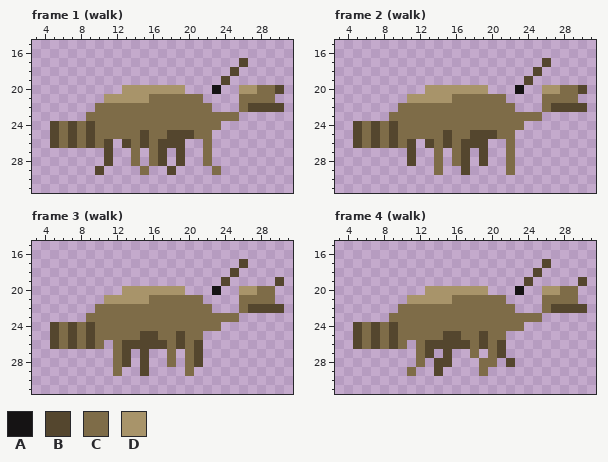
A pixel-art file gets an edit: Assets/Animales/pancora_de_concepcion.aseprite. This is how it looked before the edit.
32x32 pixels, 6 frames. Shown: frame 1 (walk): x 3..31, y 15..31; frame 2 (walk): x 3..31, y 15..31; frame 3 (walk): x 3..31, y 15..31; frame 4 (walk): x 3..31, y 15..31. The commit also changed other frames, which this record leaves out.
Palette (. is transparent): A #151314  B #54462e  C #7e6c48  D #a8946a
Pixels before, frame 1 (walk), first column x 5:
17 .....................B....
18 ....................B.....
19 ...................B......
20 ........DDDDDDD...A..DDCCB
21 ......DDDDDCCCCCC....CCCC.
22 .....CCCCCCCCCCCCC...CBBBB
23 ....CCCCCCCCCCCCCCCCC.....
24 BCBCBCCCCCCCCCCCCCC.......
25 BCBCBCCCCCBCCBBBCC........
26 BCBCBCB.BCBCBBB..C........
27 ......B..C.CB.B..C........
28 ......B..C.CB.B..C........
29 .....B....C..B....C.......
Pixels before, frame 2 (walk), first column x 5:
17 .....................B....
18 ....................B.....
19 ...................B......
20 ........DDDDDDD...A..DDCCB
21 ......DDDDDCCCCCC....CCCC.
22 .....CCCCCCCCCCCCC...CBBBB
23 ....CCCCCCCCCCCCCCCCC.....
24 BCBCBCCCCCCCCCCCCCC.......
25 BCBCBCCCCCBCCBBBCC........
26 BCBCBCB.BCBCBBB..C........
27 ......B..C.CB.B..C........
28 ......B..C.CB.B..C........
29 .........C..B....C........
Pixels before, frame 3 (walk), first column x 5:
17 .....................B....
18 ....................B.....
19 ...................B.....B
20 ........DDDDDDD...A..DDCC.
21 ......DDDDDCCCCCC....CCCC.
22 .....CCCCCCCCCCCCC...CBBBB
23 ....CCCCCCCCCCCCCCCCC.....
24 BCBCBCCCCCCCCCCCCCC.......
25 BCBCBCCCCCBBCCBCC.........
26 BCBCBC.CBBBBBCBCB.........
27 .......CB.B..C.CB.........
28 .......CB.B..C.CB.........
29 .......C..B....C..........
Pixels before, frame 4 (walk), first column x 5:
17 .....................B....
18 ....................B.....
19 ...................B.....B
20 ........DDDDDDD...A..DDCC.
21 ......DDDDDCCCCCC....CCCC.
22 .....CCCCCCCCCCCCC...CBBBB
23 ....CCCCCCCCCCCCCCCCC.....
24 BCBCBCCCCCCCCCCCCCC.......
25 BCBCBCCCCCBBCCBCC.........
26 BCBCBC.CBBBBBCBCB.........
27 .......CB.B..C.CB.........
28 .......C.BB...CC.B........
29 ......C..B....C...........
Once edited:
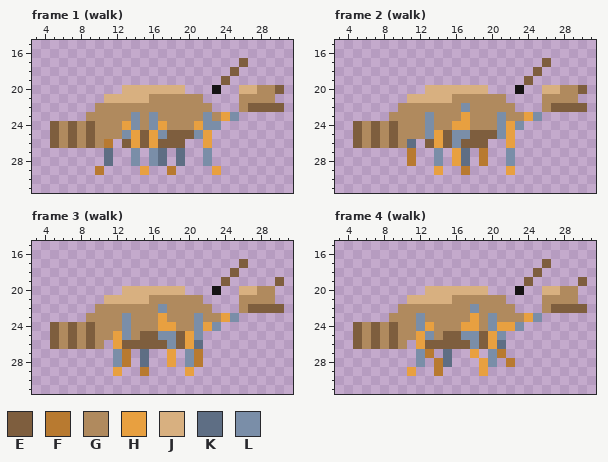
Colours new in this view: E #7e5e3e  F #b87a30  G #b08a5e  H #e8a040  J #d8b080  K #5e6e84  L #7a8ea8
From old to new:
Changed rows in their new state; - is an unchanged pixel.
Frame 1 (walk):
first column x 5:
17 ---------------------E----
18 --------------------E-----
19 -------------------E------
20 --------JJJJJJJ------JJGGE
21 ------JJJJJGGGGGG----GGGG-
22 -----GGGGGGGGGGGGG---GEEEE
23 ----GGGGGLGLGGGGGLGHL-----
24 EGEGEGGGHLGLHGGGHLL-------
25 EGEGEGGGLHEHLEEELH--------
26 EGEGEGF-EHEHEEE--H--------
27 ------K--L-LK-K--L--------
28 ------K--L-LK-K--L--------
29 -----F----H--F----H-------
Frame 2 (walk):
first column x 5:
17 ---------------------E----
18 --------------------E-----
19 -------------------E------
20 --------JJJJJJJ------JJGGE
21 ------JJJJJGGGGGG----GGGG-
22 -----GGGGGGGLGGGGG---GEEEE
23 ----GGGGLGGGHGGGLGGHL-----
24 EGEGEGGGLGGHHGGGLHL-------
25 EGEGEGGGLHELLEEELH--------
26 EGEGEGK-EHELEEE--H--------
27 ------F--L-HK-F--L--------
28 ------F--L-HK-F--L--------
29 ---------H--F----H--------
Frame 3 (walk):
first column x 5:
17 ---------------------E----
18 --------------------E-----
19 -------------------E-----E
20 --------JJJJJJJ------JJGG-
21 ------JJJJJGGGGGG----GGGG-
22 -----GGGGGGGLGGGGG---GEEEE
23 ----GGGGLGGGHGGGLGGHL-----
24 EGEGEGGGLGGGHHGGLHL-------
25 EGEGEGGHLGEELLEHL---------
26 EGEGEG-HEEEEELEHK---------
27 -------LF-K--H-LF---------
28 -------LF-K--H-LF---------
29 -------H--F----H----------
Frame 4 (walk):
first column x 5:
17 ---------------------E----
18 --------------------E-----
19 -------------------E-----E
20 --------JJJJJJJ------JJGG-
21 ------JJJJJGGGGGG----GGGG-
22 -----GGGGGGGGLGGGG---GEEEE
23 ----GGGLGGGGGHGLGGGHL-----
24 EGEGEGGLHGGGHHGLHHL-------
25 EGEGEGGHLGEELLEHL---------
26 EGEGEG-HEEEEELEHK---------
27 -------LF-K--H-LF---------
28 -------L-FK---HL-F--------
29 ------H--F----H-----------
Boxes around the changes in both pictures, in picture pixels (x1, y1, x2, y2):
changed: (50, 58, 284, 175)
changed: (353, 58, 587, 175)
changed: (50, 259, 284, 376)
changed: (353, 259, 587, 376)
